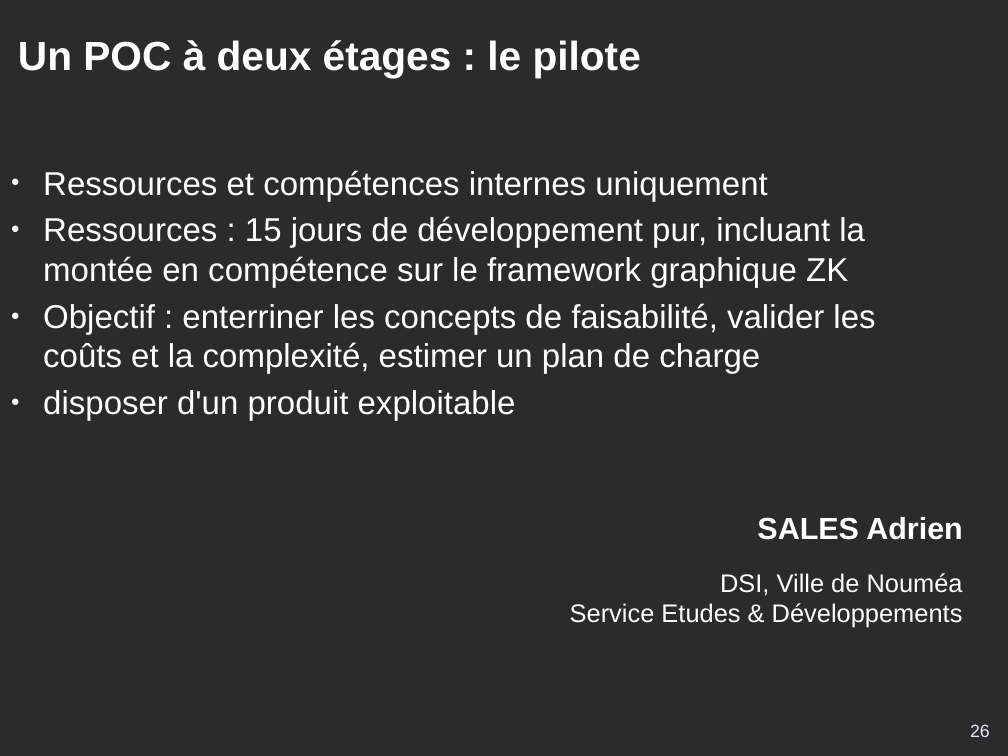
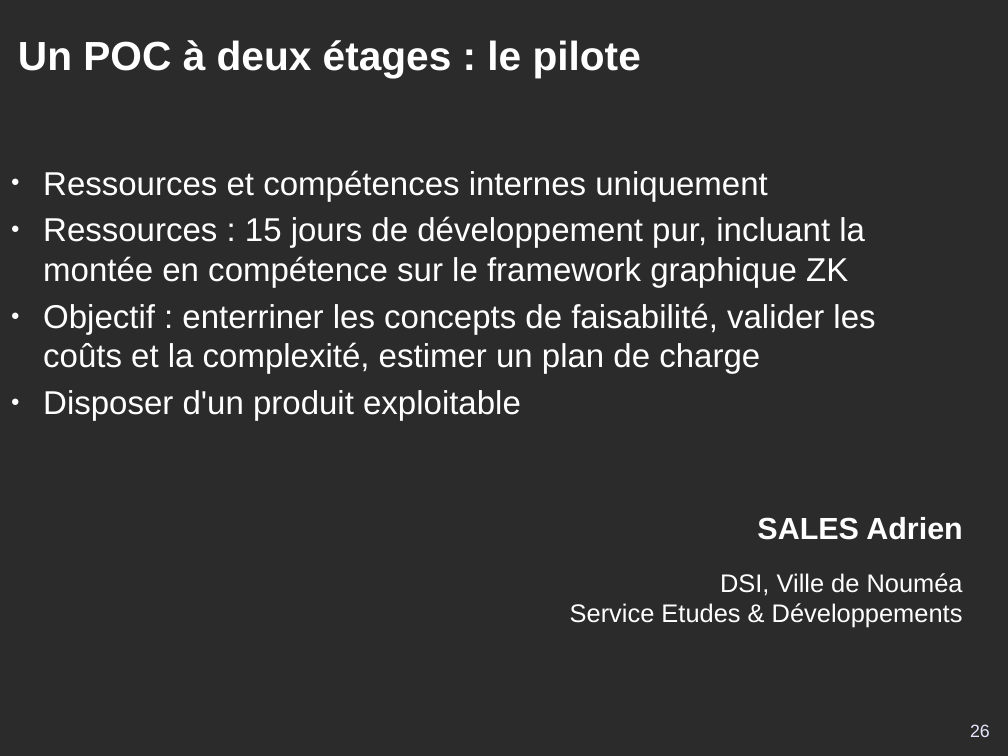
Before and after one commit to DSI-Ville-Noumea/sirh-kiosque-j2ee-old, a slide deck: slide 26 of src/site/resources/Kiosque_RH_J2EE_11021.odp. Drawn at 1008x756 pixels with LibreOffice and Linux fonts; fonts in the diff are those of the drawing; background and template pictures are left out; a plain dark background stands for a picture behind light text. Boxes give left, top, right and bottom in pixels: in the first picture for what was removed or moved away, otherwise in the second. Text is boxed around its words. In the diff, an @@ line names an element or a change of style, - is before the commit and + after.

Commit message:
Ajout des screenshots du pilote ZK et enrichissment/retaillage de slides, cf #11021.

```diff
--- a/src/site/resources/Kiosque_RH_J2EE_11021.odp
+++ b/src/site/resources/Kiosque_RH_J2EE_11021.odp
@@ text at bbox=[43, 390, 521, 421]: text changed @@
-● disposer d'un produit exploitable
+● Disposer d'un produit exploitable
```
Also in this commit, not shown: 3 other slides changed, 13 slides added.
